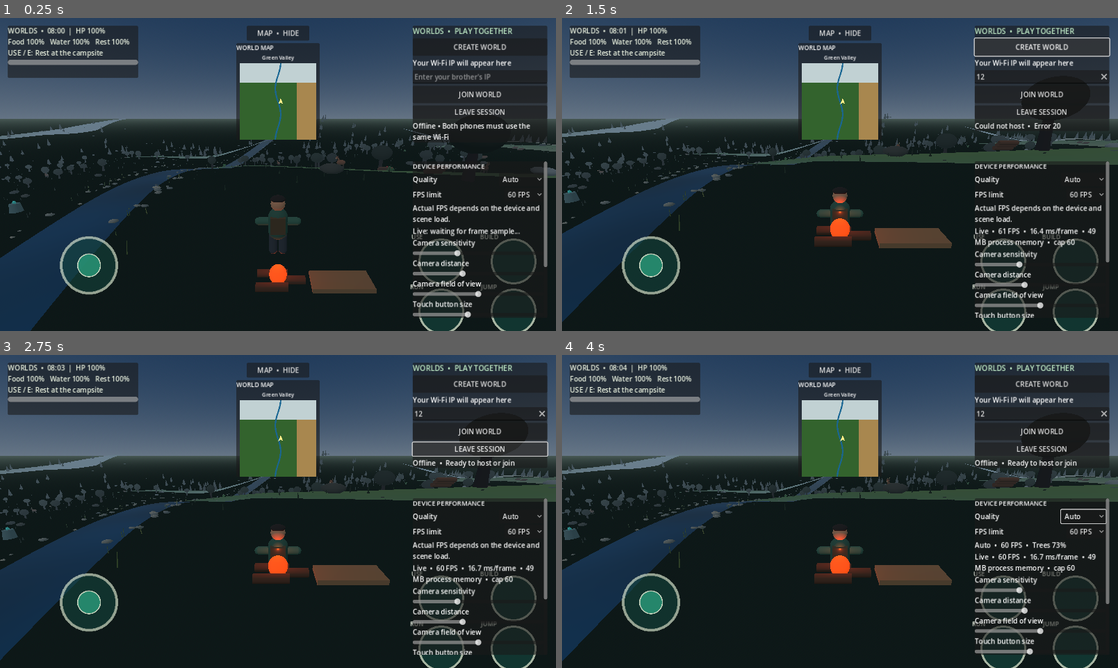
Above: before the commit, frames 1-4 (two rows, left to right).
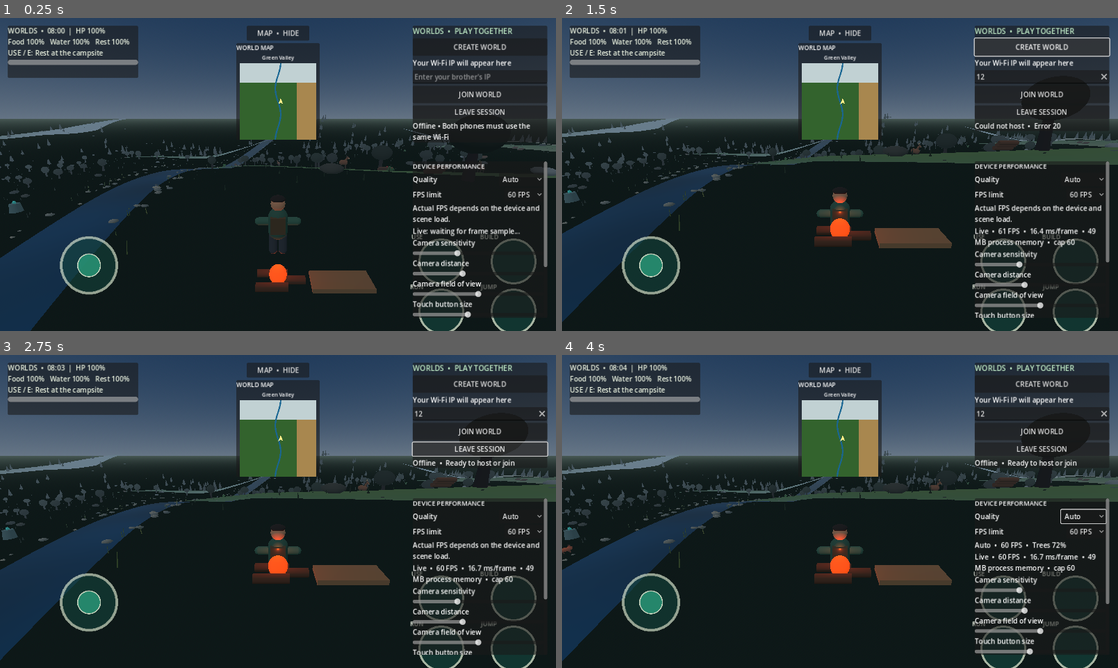
Above: after the commit, the same moments.

Repository: loayh523-lab/WORLDS
Game: Godot game, scene res://scenes/main.tscn
Same seed, same stepped clock (60 frames per second), same inputs: the game is played once before the commit and once after it.
Inputs (mouse positions are in pixels of both pictures, inside the frame that each line leads up to):
- Up to frame 1 (0.25 s): no input
- Up to frame 2 (1.5 s): click (1040, 77) at 0.52 s; type "12" at 0.6 s; click "CREATE WORLD" at 1.25 s
- Up to frame 3 (2.75 s): click "LEAVE SESSION" at 2 s
- Up to frame 4 (4 s): click "Auto" at 2.75 s; click "60 FPS" at 3.5 s

The runs differ from the first frame. In frame 1, less than 0.1% of the frame differs, in the area x 8-88%, y 44-52%; in frame 2, less than 0.1%; in frame 3, less than 0.1%; in frame 4, less than 0.1%, in the area x 0-90%, y 39-64%.

Commit message:
Optimize mobile wildlife and village simulation for stable 60 FPS

Diff:
--- a/scripts/main.gd
+++ b/scripts/main.gd
@@ -79,6 +79,8 @@
 var quality_index := 0
 var current_render_scale := 0.76
 var adaptive_check_timer := 0.0
+var wildlife_update_accumulator := 0.0
+var village_update_accumulator := 0.0
 var hud_refresh_timer := 0.0
 var current_fps_target := 60
 var lan_smoke_client_passed := false
@@ -2510,14 +2512,33 @@
         })
 
 func _update_village_agents(delta: float) -> void:
+    if village_agents.is_empty():
+        return
+
+    # Villager routines are intentionally lower frequency than player movement.
+    village_update_accumulator += delta
+    if village_update_accumulator < 0.16:
+        return
+    var step_delta := minf(village_update_accumulator, 0.32)
+    village_update_accumulator = 0.0
+
     for index in range(village_agents.size()):
         var villager: Dictionary = village_agents[index]
         var root: Node3D = villager["root"]
         if not is_instance_valid(root):
             continue
+
+        if player:
+            var distance_squared := root.global_position.distance_squared_to(player.global_position)
+            root.visible = distance_squared <= 155.0 * 155.0
+            if distance_squared > 110.0 * 110.0:
+                villager["timer"] = maxf(0.0, float(villager["timer"]) - step_delta)
+                village_agents[index] = villager
+                continue
+
         var home: Vector3 = villager["home"]
         var target: Vector3 = villager["target"]
-        var timer := float(villager["timer"]) - delta
+        var timer := float(villager["timer"]) - step_delta
         if timer <= 0.0 or Vector2(root.position.x - target.x, root.position.z - target.z).length() < 0.55:
             var angle := randf() * TAU
             var distance := randf_range(1.5, 7.0)
@@ -2525,9 +2546,9 @@
             timer = randf_range(2.0, 6.0)
         var direction := Vector3(target.x - root.position.x, 0.0, target.z - root.position.z)
         if direction.length() > 0.12:
-            root.position += direction.normalized() * float(villager["speed"]) * delta
-            root.rotation.y = lerp_angle(root.rotation.y, atan2(-direction.x, -direction.z), minf(1.0, delta * 3.0))
-        root.position.y = lerpf(root.position.y, _height_at(root.position.x, root.position.z), minf(1.0, delta * 8.0))
+            root.position += direction.normalized() * float(villager["speed"]) * step_delta
+            root.rotation.y = lerp_angle(root.rotation.y, atan2(-direction.x, -direction.z), minf(1.0, step_delta * 3.0))
+        root.position.y = lerpf(root.position.y, _height_at(root.position.x, root.position.z), minf(1.0, step_delta * 8.0))
         villager["target"] = target
         villager["timer"] = timer
         village_agents[index] = villager
@@ -2550,20 +2571,43 @@
 func _update_wildlife(delta: float) -> void:
     if wildlife_agents.is_empty():
         return
+
+    # Wildlife uses a 10 Hz simulation budget instead of doing all AI work every render frame.
+    wildlife_update_accumulator += delta
+    if wildlife_update_accumulator < 0.10:
+        return
+    var step_delta := minf(wildlife_update_accumulator, 0.25)
+    wildlife_update_accumulator = 0.0
+
     for index in range(wildlife_agents.size()):
         var animal: Dictionary = wildlife_agents[index]
         var root: Node3D = animal["root"]
-        if not is_instance_valid(root) or not root.visible:
+        if not is_instance_valid(root):
             continue
 
-        var timer := float(animal["timer"]) - delta
+        var timer := float(animal["timer"]) - step_delta
+        if player:
+            var distance_squared := root.global_position.distance_squared_to(player.global_position)
+            # Keep distant wildlife out of the render and AI workload on mobile.
+            if distance_squared > 120.0 * 120.0:
+                root.visible = false
+                animal["timer"] = maxf(0.0, timer)
+                wildlife_agents[index] = animal
+                continue
+            root.visible = true
+            if distance_squared > 100.0 * 100.0:
+                animal["timer"] = maxf(0.0, timer)
+                wildlife_agents[index] = animal
+                continue
+
         var target: Vector3 = animal["target"]
         var away := Vector3.ZERO
         var fleeing := false
         if player:
             var from_player := root.global_position - player.global_position
             from_player.y = 0.0
-            if from_player.length() < 11.0 and from_player.length() > 0.1:
+            var player_distance_squared := from_player.length_squared()
+            if player_distance_squared < 11.0 * 11.0 and player_distance_squared > 0.01:
                 fleeing = true
                 away = from_player.normalized()
 
@@ -2581,13 +2625,13 @@
         var direction := Vector3(target.x - root.position.x, 0.0, target.z - root.position.z)
         var animal_speed := 3.8 if fleeing else float(animal["speed"])
         if direction.length() > 0.1:
-            var movement := direction.normalized() * animal_speed * delta
+            var movement := direction.normalized() * animal_speed * step_delta
             root.position.x += movement.x
             root.position.z += movement.z
             var target_angle := atan2(-direction.x, -direction.z)
-            root.rotation.y = lerp_angle(root.rotation.y, target_angle, minf(1.0, delta * 4.0))
+            root.rotation.y = lerp_angle(root.rotation.y, target_angle, minf(1.0, step_delta * 4.0))
         var ground_height := _height_at(root.position.x, root.position.z)
-        root.position.y = lerpf(root.position.y, ground_height, minf(1.0, delta * 8.0))
+        root.position.y = lerpf(root.position.y, ground_height, minf(1.0, step_delta * 8.0))
         animal["target"] = target
         animal["timer"] = timer
         wildlife_agents[index] = animal
@@ -3352,8 +3396,8 @@
     var shadows := false
     var fog_enabled := true
     match index:
-        0: # Auto starts from a safe balanced profile; the adaptive loop tunes it.
-            density = 0.70 if OS.get_processor_count() <= 4 else 0.82
+        0: # Auto favors stable frame pacing on Android; PC can retain more scene density.
+            density = 0.62 if OS.get_name() == "Android" else (0.70 if OS.get_processor_count() <= 4 else 0.82)
             shadows = false
             fog_enabled = true
         1: # Low
@@ -3398,13 +3442,6 @@
         grass_field.multimesh.visible_instance_count = clampi(roundi(float(total_grass_instances) * current_tree_density), 1, total_grass_instances)
     if rock_field and rock_field.multimesh:
         rock_field.multimesh.visible_instance_count = clampi(roundi(float(total_rock_instances) * current_tree_density), 1, total_rock_instances)
-    var visible_animals := clampi(roundi(float(wildlife_agents.size()) * current_tree_density), 0, wildlife_agents.size())
-    for index in range(wildlife_agents.size()):
-        var animal: Dictionary = wildlife_agents[index]
-        var root: Node3D = animal["root"]
-        if is_instance_valid(root):
-            root.visible = index < visible_animals
-
 func _on_fps_selected(index: int) -> void:
     current_fps_target = fps_option.get_item_id(index)
     Engine.max_fps = current_fps_target
@@ -3421,14 +3458,16 @@
 
     var actual_fps := Engine.get_frames_per_second()
     var next_density := current_tree_density
-    if actual_fps > 0 and actual_fps < float(current_fps_target) * 0.78:
-        next_density = maxf(0.40, current_tree_density - 0.08)
+    if actual_fps > 0 and actual_fps < float(current_fps_target) * 0.88:
+        next_density = maxf(0.40, current_tree_density - 0.06)
         if sun_light:
             sun_light.shadow_enabled = false
         if world_environment:
             world_environment.fog_enabled = false
-    elif actual_fps >= float(current_fps_target) * 0.96:
-        next_density = minf(0.90, current_tree_density + 0.025)
+    elif actual_fps >= float(current_fps_target) * 0.97:
+        next_density = minf(0.76 if OS.get_name() == "Android" else 0.90, current_tree_density + 0.02)
+        if world_environment and quality_index == 0:
+            world_environment.fog_enabled = true
 
     if not is_equal_approx(next_density, current_tree_density):
         _set_tree_density(next_density)
